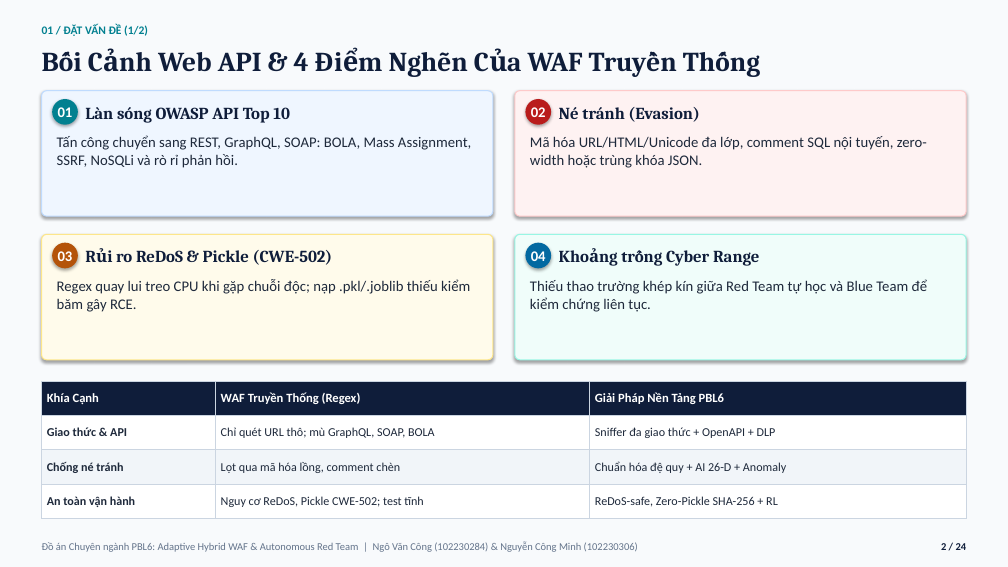
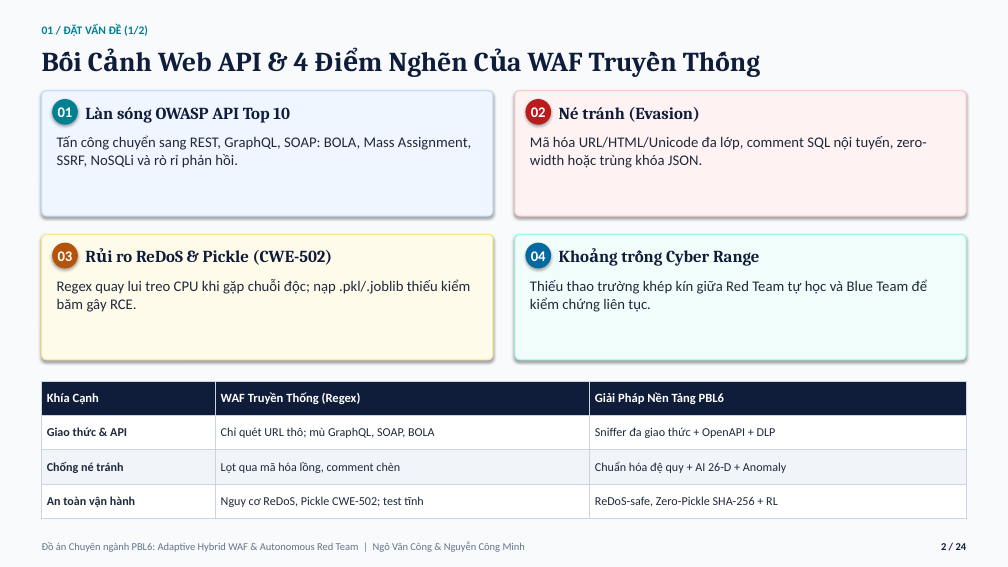
Before and after one commit to vcongggggg/pbl6, a slide deck: slide 2 of docs/reports/PBL6_Academic_Defense_Slides.pptx. Drawn at 1008x567 pixels with LibreOffice and Linux fonts; fonts in the diff are those of the drawing. Boxes give left, top, right and bottom in pixels: in the first picture for what was removed or moved away, otherwise in the second. Text is boxed around its words. In the diff, an @@ line names an element or a change of style, - is before the commit and + after.

```diff
--- a/docs/reports/PBL6_Academic_Defense_Slides.pptx
+++ b/docs/reports/PBL6_Academic_Defense_Slides.pptx
@@ text at (42, 542, 525, 552): text changed @@
-Đồ án Chuyên ngành PBL6: Adaptive Hybrid WAF & Autonomous Red Team | Ngô Văn Công (102230284) & Nguyễn Công Minh (102230306)
+Đồ án Chuyên ngành PBL6: Adaptive Hybrid WAF & Autonomous Red Team | Ngô Văn Công & Nguyễn Công Minh
```
Also in this commit, not shown: 23 other slides changed, 26 other files.
